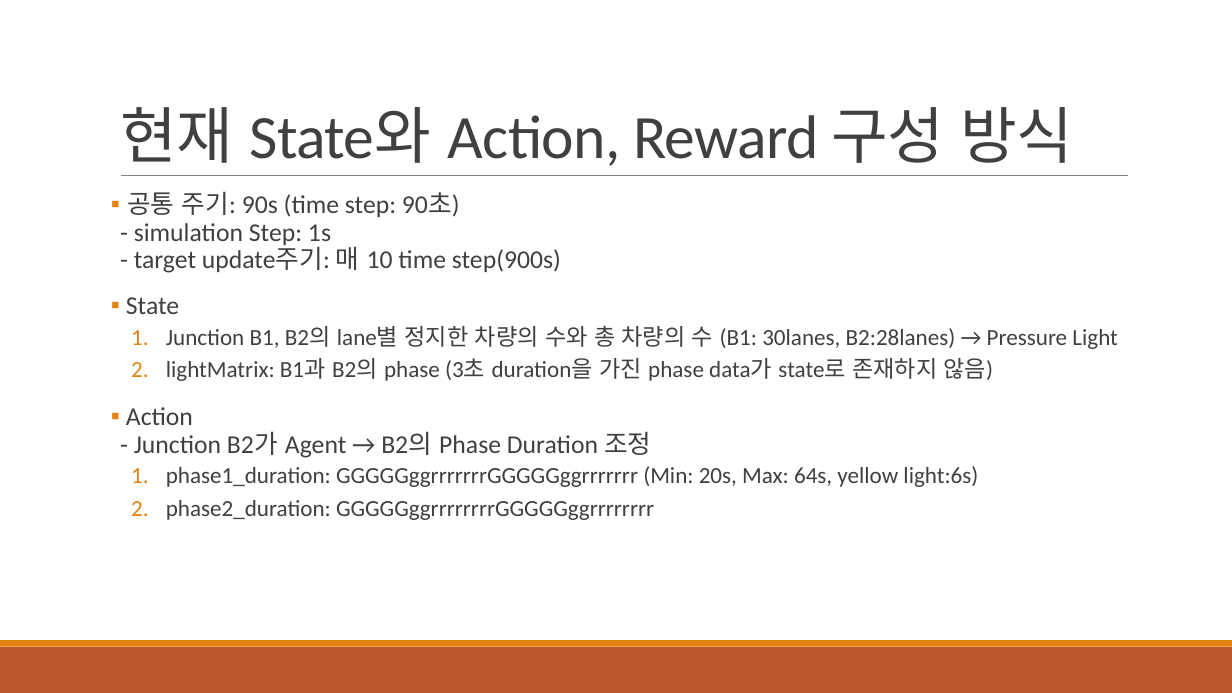
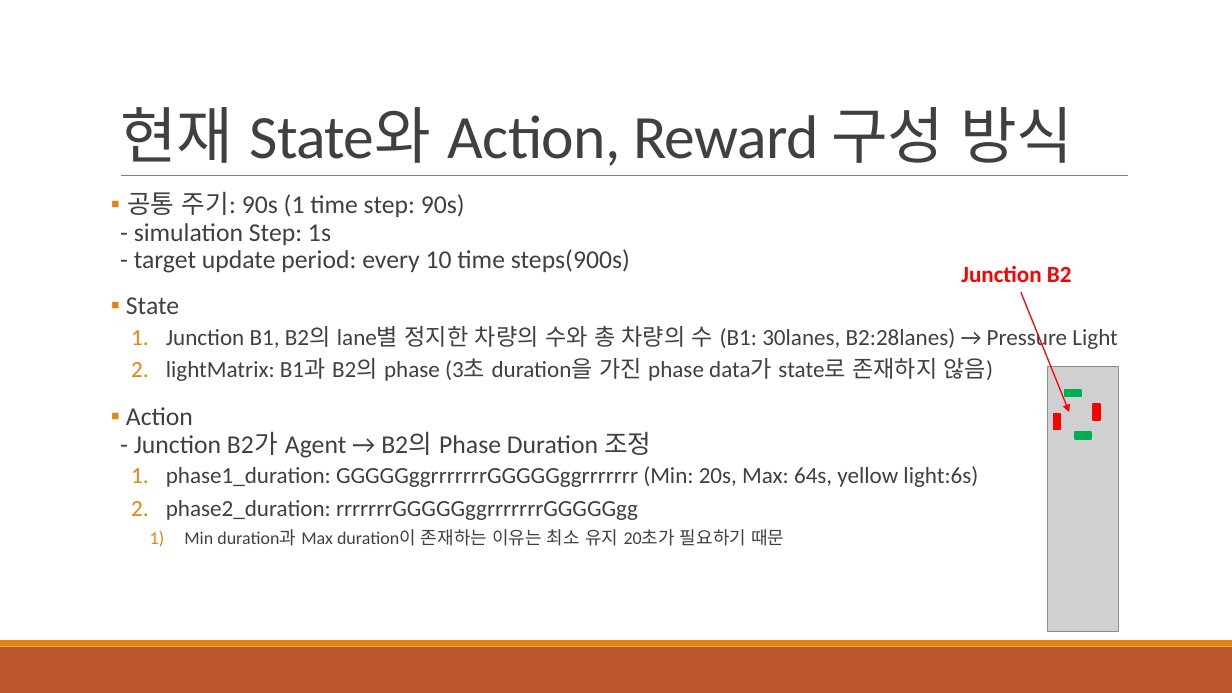
Before and after one commit to 3neutronstar/traffic-optimization_RL, a slide deck: slide 31 of 1st_Seminar(강민수).pptx. Drawn at 1232x693 pixels with LibreOffice and Linux fonts; fonts in the diff are those of the drawing; grey boxes stand for pictures. Boxes give left, top, right and bottom in pixels: in the first picture for what was removed or moved away, otherwise in the second. Text is boxed around its words. In the diff, an @@ line names an element or a change of style, - is before the commit and + after.

```diff
--- a/1st_Seminar(강민수).pptx
+++ b/1st_Seminar(강민수).pptx
@@ text at (127,191,630,273): text changed @@
-▪ 공통 주기: 90s (time step: 90초)
-  - simulation Step: 1s
-  - target update주기: 매 10 time step(900s)
+▪ 공통 주기: 90s (1 time step: 90s)
+  - simulation Step: 1s
+  - target update period: every 10 time steps(900s)
@@ text added at (961,266,1072,282), 18 pt, text #FF0000, bold @@
+Junction B2
@@ arrow added from (1021, 292) to (1069, 412), #FF0000 1 pt @@
@@ picture added at (1048,367,1118,631) @@
@@ rectangle added at (1054,414,1060,430), fill #FF0000, outline #FF0000 1.25 pt @@
@@ rectangle added at (1065,390,1080,396), fill #00B050, outline #00B050 1.25 pt @@
@@ rectangle added at (1093,404,1100,420), fill #FF0000, outline #FF0000 1.25 pt @@
@@ rectangle added at (1075,433,1091,439), fill #00B050, outline #00B050 1.25 pt @@
@@ text at (166,500,784,546): text changed; size 18 to 14 pt @@
-  2. phase2_duration: GGGGGggrrrrrrrrGGGGGggrrrrrrrr
+  2. phase2_duration: rrrrrrrGGGGGggrrrrrrrGGGGGgg
+    1) Min duration과 Max duration이 존재하는 이유는 최소 유지 20초가 필요하기 때문
```
Also in this commit, not shown: 8 other slides changed, 3 slides added, 2 slides removed, 1 other file.
